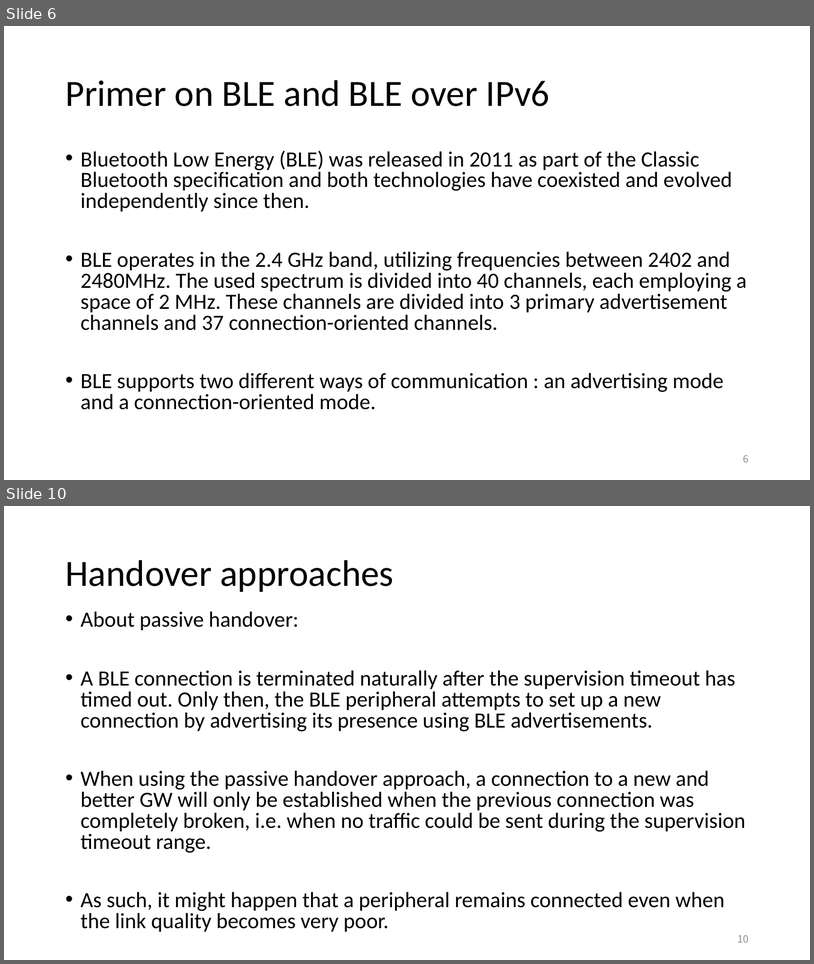
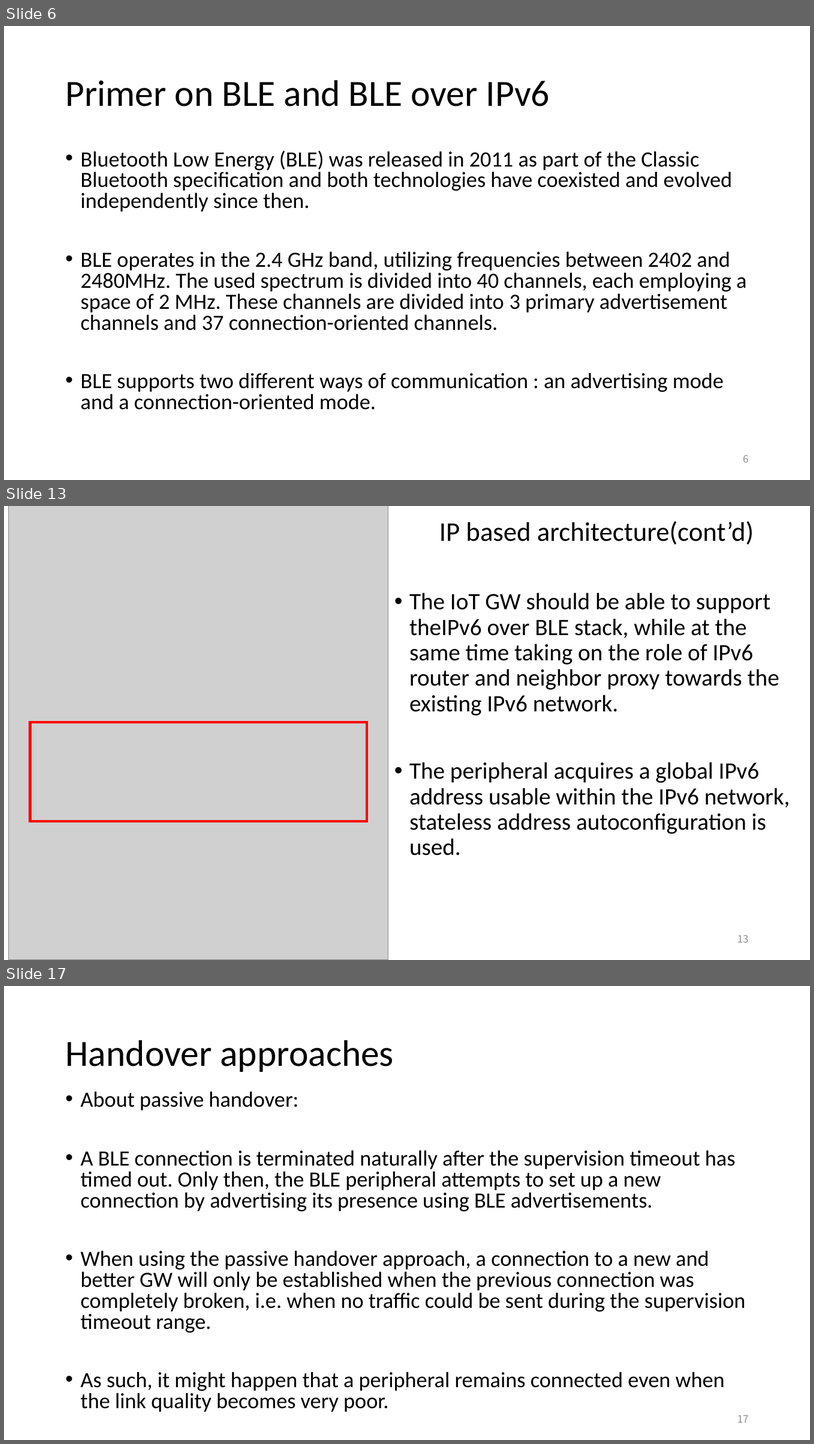
Before and after one commit to EKOISMYLOVE/NTUT_GM_PPT, a slide deck: A BLE-based multi-gateway network infrastructure with handover support for mobile BLE peripherals.pptx. Shown one above the other, each under a label of ours: slides 6 and 10 before the commit, slides 6, 13 and 17 after it; the slides between them are not shown. The pictures are 814x964 and 814x1444 pixels, drawn with LibreOffice and Linux fonts; fonts in the diff are those of the drawing; grey boxes stand for pictures. Boxes give left, top, right and bottom in pixels: in the first picture for what was removed or moved away, otherwise in the second. Text is boxed around its words. In the diff, an @@ line names an element or a change of style, - is before the commit and + after.

```diff
--- a/A BLE-based multi-gateway network infrastructure with handover support for mobile BLE peripherals.pptx
+++ b/A BLE-based multi-gateway network infrastructure with handover support for mobile BLE peripherals.pptx
@@ slide 13 added at [4, 506, 810, 960], background #FFFFFF @@
@@ picture added at [9, 506, 389, 960] @@
@@ text added at [410, 521, 790, 855], 28 pt, text #000000 @@
+IP based architecture(cont’d)
+• The IoT GW should be able to support theIPv6 over BLE stack, while at the same time taking on the role of IPv6 router and neighbor proxy towards the existing IPv6 network.
+• The peripheral acquires a global IPv6 address usable within the IPv6 network, stateless address autoconfiguration is used.
@@ rectangle added at [30, 722, 367, 821], outline #FF0000 3 pt @@
@@ page number added at [738, 934, 749, 942], 12 pt, text #8C8C8C @@
+13
@@ what was slide 10 is now slide 17 @@
@@ page number at [738, 1415, 749, 1422]: text changed @@
-10
+17
```
Also in this commit, not shown: 3 slides changed, 6 other slides added.
